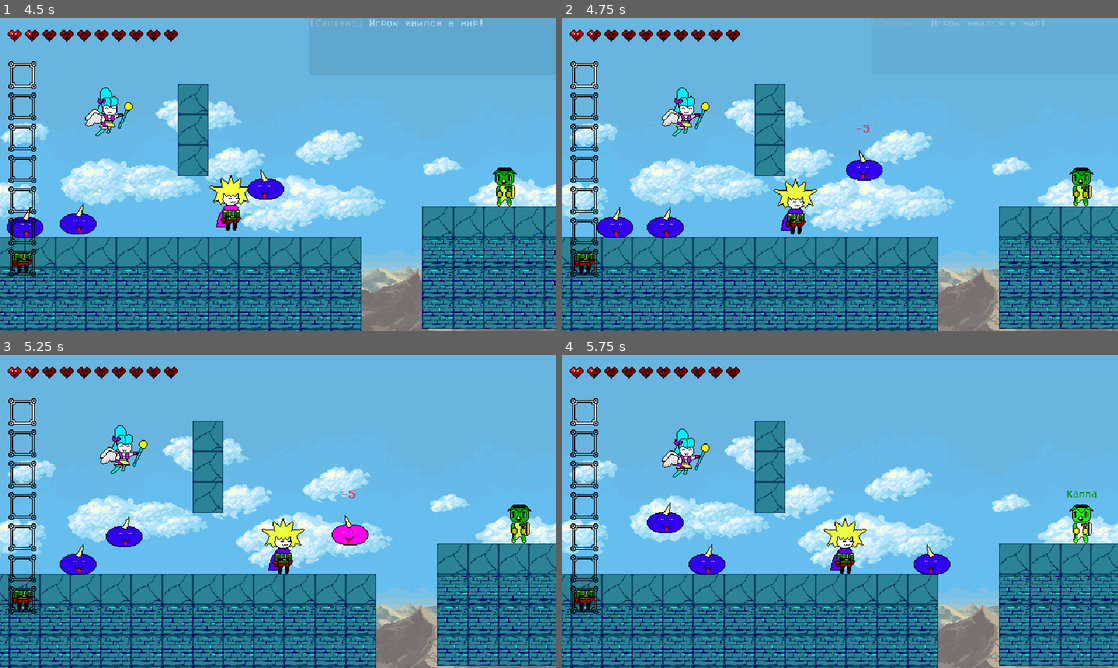
Above: before the commit, frames 1-4 (two rows, left to right).
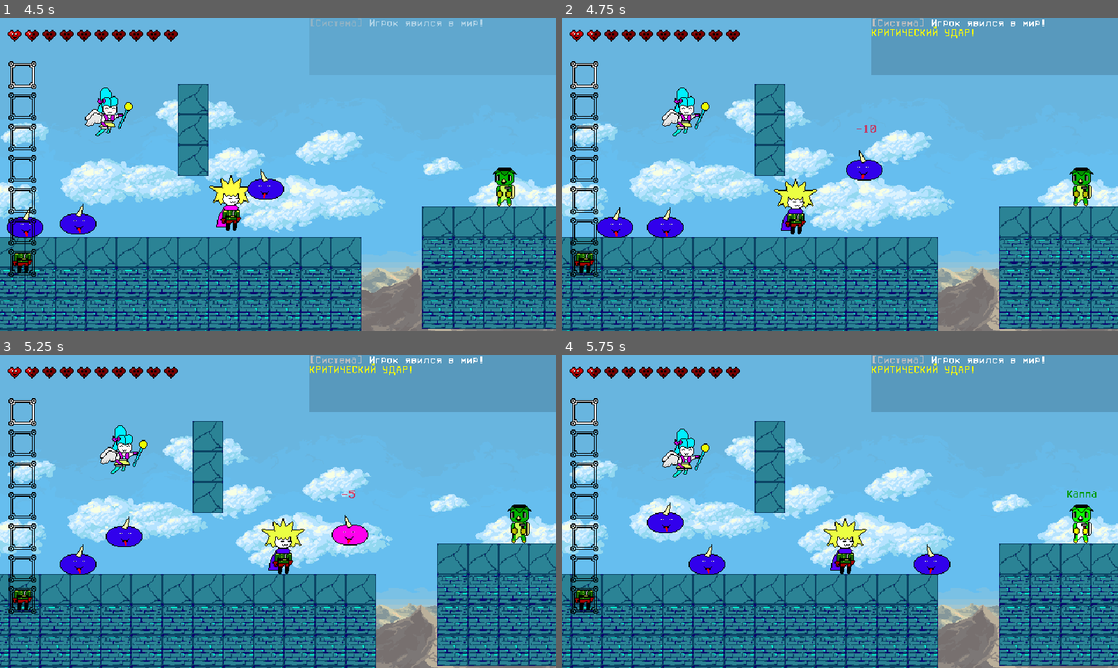
Above: after the commit, the same moments.

Repository: zoomergames/magicia
Game: Godot game, scene res://core/game.tscn
Same seed, same stepped clock (60 frames per second), same inputs: the game is played once before the commit and once after it.
Inputs (mouse positions are in pixels of both pictures, inside the frame that each line leads up to):
- Up to frame 1 (4.5 s): tap Enter (ui_accept) at 0.5 s; move the mouse to (400, 158) at 0.52 s; hold D (move_right) 0.53-1.25 s; click (400, 158) at 0.6 s; tap W (jump) at 0.77 s; drag from (166, 190) to (339, 230) at 1.27 s; click (22, 74) at 2 s; move the mouse to (333, 105) at 2.77 s; hold A (move_left) 2.78-3.5 s; tap Mouse wheel up (next_slot) at 2.85 s; click (333, 105) at 3.05 s; drag from (250, 237) to (500, 187) at 3.52 s; move the mouse to (444, 221) at 4.27 s; hold D (move_right) from 4.28 s (still down); tap 1 (slot_1) at 4.35 s
- Up to frame 2 (4.75 s): keep holding D (move_right); tap W (jump) at 4.52 s; click (1006, 221) at 4.55 s
- Up to frame 3 (5.25 s): release D (move_right) at 5 s; drag from (111, 464) to (522, 524) at 5.02 s
- Up to frame 4 (5.75 s): no input

Frame 1 is identical in both runs. In frame 2, 8.1% of the frame differs, in the area x 54-100%, y 0-37%; in frame 3, 8.1%; in frame 4, 8.1%.

Commit message:
добавлена логика критического урона

Diff:
--- a/entities/enemies/enemy_base.gd
+++ b/entities/enemies/enemy_base.gd
@@ -74,11 +74,22 @@
 	if is_dead:
 		return
 
+	var player = get_tree().get_first_node_in_group("player")
+
+	if Global.inventory[Global.active_slot_index] != null:
+		# Оружие ЕСТЬ в руке
+		if player != null and not player.is_on_floor() and Global.inventory[Global.active_slot_index].type == "cold":
+			Global.log_to_chat("[color=yellow]КРИТИЧЕСКИЙ УДАР![/color]")
+	else:
+		# В руке НИЧЕГО НЕТ — значит, бьем КУЛАКАМИ!
+		if player != null and not player.is_on_floor():
+			Global.log_to_chat("[color=yellow]КРИТИЧЕСКИЙ УДАР![/color]")
+
+
 	current_hp -= amount
 	print("[УДАР] Враг ", name, " получил урон: ", amount, ". Осталось ХП: ", current_hp)
 
 	# 1. ОТБРАСЫВАНИЕ
-	var player = get_tree().get_first_node_in_group("player")
 	if player:
 	# Направление от игрока (1 вправо, -1 влево)
 		var direction = 1.0 if player.global_position.x < global_position.x else -1.0
--- a/entities/player/player.gd
+++ b/entities/player/player.gd
@@ -198,14 +198,23 @@
 
 var is_fist_recharging: bool = false
 func _execute_fist_attack():
+	# КРИТИЧЕСКИЙ УРОН
+	var final_damage = current_damage
+	if not is_on_floor():
+		final_damage = current_damage * 2.0
+	elif velocity.x != 0:
+		final_damage = current_damage * 1.5
+	%FistAttackArea.set_meta("attack_power", final_damage)
+
+
 	if is_fist_recharging:
 		return
 	is_fist_recharging = true
-	print("Удар кулаком! Нанесено урона: ", current_damage)
+	print("Удар кулаком! Нанесено урона: ", final_damage)
 
 	# подключаем hurtbox кулака
 	if has_node("FistAttackArea"):
-		%FistAttackArea.set_meta("attack_power", current_damage)
+		%FistAttackArea.set_meta("attack_power", final_damage)
 		%FistAttackArea.monitoring = true
 		%FistAttackArea.monitorable = true
 
@@ -216,7 +225,7 @@
 		for target in targets:
 			var enemy = target.get_parent()
 			if enemy.has_method("take_damage"):
-				enemy.take_damage(current_damage)
+				enemy.take_damage(final_damage)
 
 		await get_tree().create_timer(0.1).timeout
 		%FistAttackArea.monitoring = false
--- a/items/weapons/weapon_base.gd
+++ b/items/weapons/weapon_base.gd
@@ -40,10 +40,19 @@
 		attack_area = get_node_or_null("%AttackArea") as Area2D
 
 	if attack_area:
+		# КРИТИЧЕСКИЙ УРОН
+		var final_damage = damage
+		var player = get_tree().get_first_node_in_group("player")
+		if weapon_data.type == "cold":
+			if not player.is_on_floor():
+				final_damage = damage * 2.0
+			elif player.velocity.x != 0:
+				final_damage = damage * 1.5
+
 		# Насильно будим геометрию зоны в Godot 4
 		attack_area.monitoring = true
 		attack_area.monitorable = true
-		attack_area.set_meta("attack_power", damage)
+		attack_area.set_meta("attack_power", final_damage)
 
 		# Ждём один физический кадр, чтобы Godot 4 ТОЧНО обновил столкновения
 		await get_tree().physics_frame
@@ -62,7 +71,7 @@
 			if enemy.has_method("take_damage"):
 				print("[БОЙ]: Напрямую бью врага ", enemy.name, " на ", damage, " урона!")
 				# Вламываем ему урон напрямую в лицо!
-				enemy.take_damage(damage)
+				enemy.take_damage(final_damage)
 
 	attack() # Ваш визуал взмаха
 
